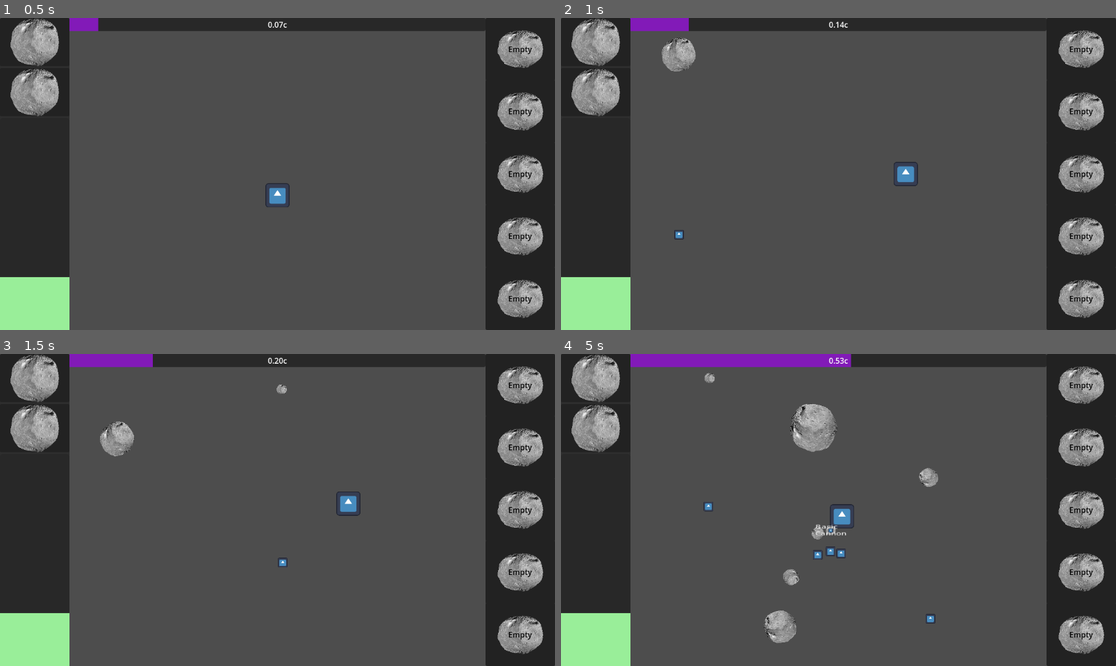
Above: before the commit, frames 1-4 (two rows, left to right).
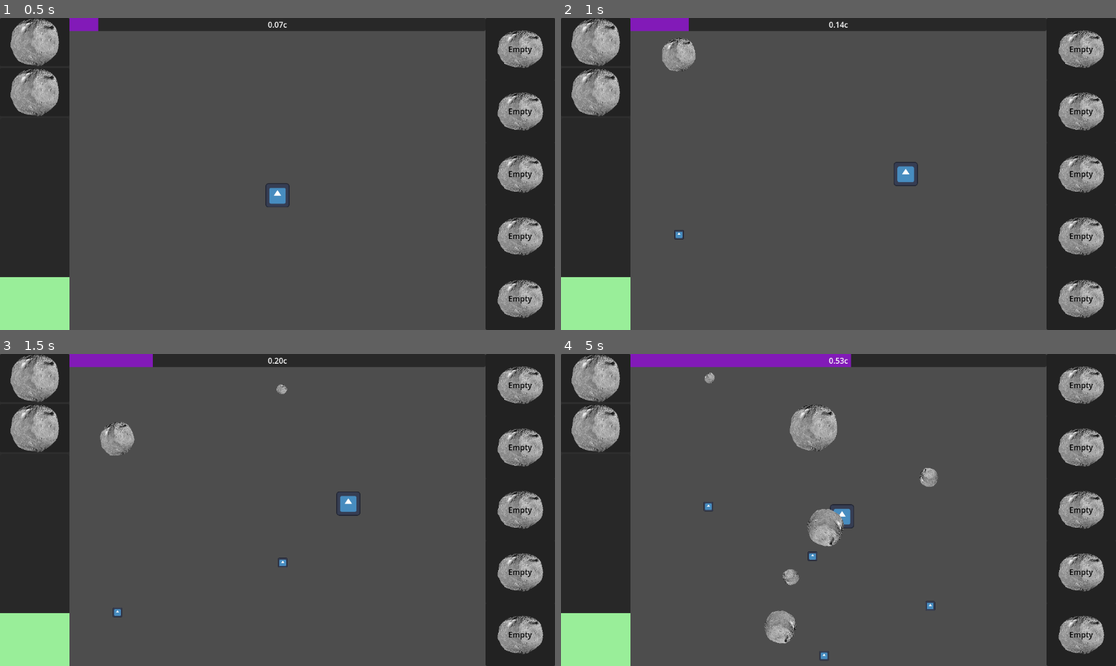
Above: after the commit, the same moments.

Repository: DigitsCodeCompendium/game.MJ198
Game: Godot game, scene res://scenes/game.tscn
Two runs of this game, one before a commit and one after it. Both use one fixed random seed, a clock stepped at 60 frames per second and the inputs below. The engine's default icon, where the game draws it, is replaced by a stand-in: a white triangle on a blue panel in a dark square.
Inputs (mouse positions are in pixels of both pictures, inside the frame that each line leads up to):
- Up to frame 1 (0.5 s): no input
- Up to frame 2 (1 s): move the mouse to (960, 158) at 0.52 s; hold ` (discard_module_pending) from 0.53 s (still down)
- Up to frame 3 (1.5 s): move the mouse to (166, 525) at 1.27 s; release ` (discard_module_pending) at 1.28 s; tap N (discard_weapon) at 1.35 s
- Up to frame 4 (5 s): move the mouse to (894, 441) at 2.02 s; tap one key every 0.75 s from 2.1 s: A (power_down_module_1) S (power_down_module_2) D (power_down_module_3) F (power_down_module_4); move the mouse to (810, 572) at 2.77 s; move the mouse to (1005, 556) at 3.52 s; move the mouse to (672, 463) at 4.27 s

Frame 1 is identical in both runs. In frame 2, 0.1% of the frame differs, in the area x 18-25%, y 6-18%; in frame 3, 0.2%; in frame 4, 1.8%, in the area x 25-68%, y 6-99%.

Commit message:
Add health system to enemy asteroids

Diff:
--- a/resources/weapons/basic_player_cannon.tres
+++ b/resources/weapons/basic_player_cannon.tres
@@ -6,5 +6,7 @@
 
 [resource]
 script = ExtResource("2_f0xoq")
+base_fire_rate = 2.0
+base_damage = 10.0
 weapon_icon = ExtResource("3_f0xoq")
 metadata/_custom_type_script = "uid://ci7we2a0ieoim"
--- a/scenes/enemies/asteroid.gd
+++ b/scenes/enemies/asteroid.gd
@@ -2,21 +2,21 @@
 
 var velocity: Vector2
 var ang_velocity: float
-var health: float
 var base_health = 10
 
 # Called when the node enters the scene tree for the first time.
 func _ready() -> void:
 	connect("area_entered",_on_asteroid_collision)
 	$VisibleOnScreenNotifier2D.connect("screen_exited", _on_leave_screen)
-	pass # Replace with function body.
+	$Health.connect("health_depleted", _death)
 
 func launch(vel:Vector2, pos:Vector2, size:float) -> void:
 	self.position = pos
 	self.velocity = vel
 	self.scale = Vector2(size, size)
-	self.health = self.scale.x * base_health
 	self.ang_velocity = randf_range(-2, 2)
+	$Health.max_health = self.scale.x * base_health
+	$Health.reset_health()
 
 # Called every frame. 'delta' is the elapsed time since the previous frame.
 func _process(delta: float) -> void:
@@ -27,16 +27,15 @@
 	self.queue_free()
 
 func _on_asteroid_collision(area: Area2D):
-	if area.is_in_group("player") or area.is_in_group("player_projectile"):
-		if area.is_in_group("player_projectile"):
-			area.hit()
+	if area.is_in_group("player"):
+		# TODO murder player
+		pass
 
-		self.health -= 200
+	elif area.is_in_group("player_projectile"):
+		$Health.damage(area.damage)
+		area.hit()
 
-		if self.health <= 0:
-			death()
-
-func death():
+func _death():
 	if self.scale.x > 3:
 		var fragments = floor(self.scale.length()) - 2
 		for i in fragments:
--- a/scenes/enemies/asteroid.tscn
+++ b/scenes/enemies/asteroid.tscn
@@ -1,9 +1,10 @@
-[gd_scene load_steps=7 format=3 uid="uid://cdoqsejbi7fcx"]
+[gd_scene load_steps=8 format=3 uid="uid://cdoqsejbi7fcx"]
 
 [ext_resource type="Script" uid="uid://dpxjivnki42qp" path="res://scenes/enemies/asteroid.gd" id="1_6mo6b"]
 [ext_resource type="Texture2D" uid="uid://btjssuc8r2qjo" path="res://assets/asteroid.png" id="1_akfqu"]
 [ext_resource type="Script" uid="uid://dasya1uaepfuu" path="res://scenes/enemies/pickup_drop_source.gd" id="3_08eb2"]
 [ext_resource type="Resource" uid="uid://f6x6m4dqec2" path="res://resources/pickups/asteroid_drop_table.tres" id="4_2h6hj"]
+[ext_resource type="Script" uid="uid://c10pk6udhh4av" path="res://scenes/enemies/enemy_health.gd" id="5_j2n00"]
 
 [sub_resource type="SpriteFrames" id="SpriteFrames_6mo6b"]
 animations = [{
@@ -34,3 +35,6 @@
 [node name="PickupDropSource" type="Node2D" parent="."]
 script = ExtResource("3_08eb2")
 drop_table = ExtResource("4_2h6hj")
+
+[node name="Health" type="Node" parent="."]
+script = ExtResource("5_j2n00")
--- a/scenes/enemies/asteroid_with_gun.gd
+++ /dev/null
@@ -1,54 +0,0 @@
-extends Node2D
-
-var velocity: Vector2
-var ang_velocity: float
-var health: float
-var base_health = 10
-
-# Called when the node enters the scene tree for the first time.
-func _ready() -> void:
-	connect("area_entered",_on_asteroid_collision)
-	$VisibleOnScreenNotifier2D.connect("screen_exited", _on_leave_screen)
-
-func launch(vel:Vector2, pos:Vector2, size:float) -> void:
-	self.position = pos
-	self.velocity = vel
-	self.scale = Vector2(size, size)
-	self.health = self.scale.x * base_health
-	self.ang_velocity = randf_range(-2, 2)
-
-# Called every frame. 'delta' is the elapsed time since the previous frame.
-func _process(delta: float) -> void:
-	position += velocity * delta
-	rotation += ang_velocity * delta
-
-func _on_leave_screen():
-	self.queue_free()
-
-func _on_asteroid_collision(area: Area2D):
-	if area.is_in_group("player") or area.is_in_group("player_projectile"):
-		if area.is_in_group("player_projectile"):
-			area.hit()
-
-		self.health -= 200
-
-		if self.health <= 0:
-			death()
-
-func death():
-	if self.scale.x > 3:
-		var fragments = floor(self.scale.length()) - 2
-		for i in fragments:
-			var new_velocity = Vector2(self.velocity.x*randf_range(-0.5,0.5)*ang_velocity*10,self.velocity.y*randf_range(0.5,0.8))
-			var new_position = self.position + Vector2(10*self.scale.x*randf_range(-1,1),10*self.scale.x*randf_range(-1,1))
-			var fragment = self.duplicate()
-			fragment.launch(new_velocity,new_position,self.scale.x/fragments)
-			get_parent().call_deferred("add_child",fragment)
-
-	var pickup = $PickupDropSource.create_pickup()
-	if pickup != null:
-		pickup.position = self.position + Vector2(10*self.scale.x*randf_range(-1,1),10*self.scale.x*randf_range(-1,1))
-		pickup.velocity = Vector2(self.velocity.x*randf_range(-0.5,0.5)*ang_velocity*10,self.velocity.y*randf_range(0.5,0.8))
-		get_parent().call_deferred("add_child", pickup)
-	#Play some sort of explosion effect
-	self.queue_free()
--- a/scenes/enemies/asteroid_with_gun.tscn
+++ b/scenes/enemies/asteroid_with_gun.tscn
@@ -1,11 +1,12 @@
-[gd_scene load_steps=10 format=3 uid="uid://wc042h4gthjf"]
+[gd_scene load_steps=11 format=3 uid="uid://wc042h4gthjf"]
 
-[ext_resource type="Script" path="res://scenes/enemies/asteroid_with_gun.gd" id="1_qaisc"]
+[ext_resource type="Script" uid="uid://dpxjivnki42qp" path="res://scenes/enemies/asteroid.gd" id="1_mgijr"]
 [ext_resource type="Texture2D" uid="uid://btjssuc8r2qjo" path="res://assets/asteroid.png" id="2_5rpwm"]
 [ext_resource type="PackedScene" uid="uid://bt83ghg2tyrgw" path="res://scenes/systems/weapons/weapon_system.tscn" id="3_5rpwm"]
 [ext_resource type="Script" uid="uid://dasya1uaepfuu" path="res://scenes/enemies/pickup_drop_source.gd" id="3_oum58"]
 [ext_resource type="PackedScene" uid="uid://bovffx1tta0x7" path="res://scenes/systems/enemy_ai/basic_shoot_ai.tscn" id="4_lsygd"]
 [ext_resource type="Resource" uid="uid://f6x6m4dqec2" path="res://resources/pickups/asteroid_drop_table.tres" id="4_mgijr"]
+[ext_resource type="Script" uid="uid://c10pk6udhh4av" path="res://scenes/enemies/enemy_health.gd" id="5_yhr8k"]
 [ext_resource type="Resource" uid="uid://dwg6trya8qcqf" path="res://resources/weapons/basic_player_cannon.tres" id="6_mgijr"]
 
 [sub_resource type="SpriteFrames" id="SpriteFrames_6mo6b"]
@@ -22,7 +23,7 @@
 [sub_resource type="CircleShape2D" id="CircleShape2D_t4se3"]
 
 [node name="AsteroidWithGun" type="Area2D" groups=["enemy"]]
-script = ExtResource("1_qaisc")
+script = ExtResource("1_mgijr")
 
 [node name="AnimatedSprite2D" type="AnimatedSprite2D" parent="."]
 position = Vector2(-6.16312e-05, -0.03125167)
@@ -38,6 +39,9 @@
 script = ExtResource("3_oum58")
 drop_table = ExtResource("4_mgijr")
 
+[node name="Health" type="Node" parent="."]
+script = ExtResource("5_yhr8k")
+
 [node name="Systems" type="Node" parent="."]
 
 [node name="WeaponSystem" parent="Systems" instance=ExtResource("3_5rpwm")]
--- /dev/null
+++ b/scenes/enemies/enemy_health.gd
@@ -0,0 +1,19 @@
+extends Node
+class_name EnemyHealth
+
+@export var max_health: float = 10
+var health
+
+signal health_depleted()
+
+func _ready():
+	health = max_health
+
+func reset_health():
+	health = max_health
+
+func damage(amount: float):
+	health -= amount
+	print("Health %.2f/%.2f" % [health, max_health])
+	if health <= 0:
+		health_depleted.emit()
--- a/scenes/player.tscn
+++ b/scenes/player.tscn
@@ -26,6 +26,7 @@
 
 [sub_resource type="Resource" id="Resource_ur7pv"]
 script = ExtResource("5_smehm")
+base_damage = 10.0
 metadata/_custom_type_script = "uid://ci7we2a0ieoim"
 
 [node name="Player" type="Area2D" groups=["player"]]
--- a/scenes/systems/weapons/cannon/cannon_weapon.gd
+++ b/scenes/systems/weapons/cannon/cannon_weapon.gd
@@ -2,11 +2,11 @@
 class_name CannonWeapon
 
 @export var bullet_scene = preload("res://scenes/systems/weapons/cannon/basic_bullet.tscn")
-@export var base_fire_rate = 1
-@export var base_damage = 1
-@export var base_projectile_velocity = 1000
-@export var base_projectile_size = 1
-const MAX_COOLDOWN = 1
+@export var base_fire_rate: float = 1
+@export var base_damage: float = 1
+@export var base_projectile_velocity: float = 1000
+@export var base_projectile_size: float = 1
+const MAX_COOLDOWN: float = 1
 
 @export var weapon_icon: Texture2D
 
Not shown, removed: scenes/enemies/asteroid_with_gun.gd.uid
Not shown, added: scenes/enemies/enemy_health.gd.uid
